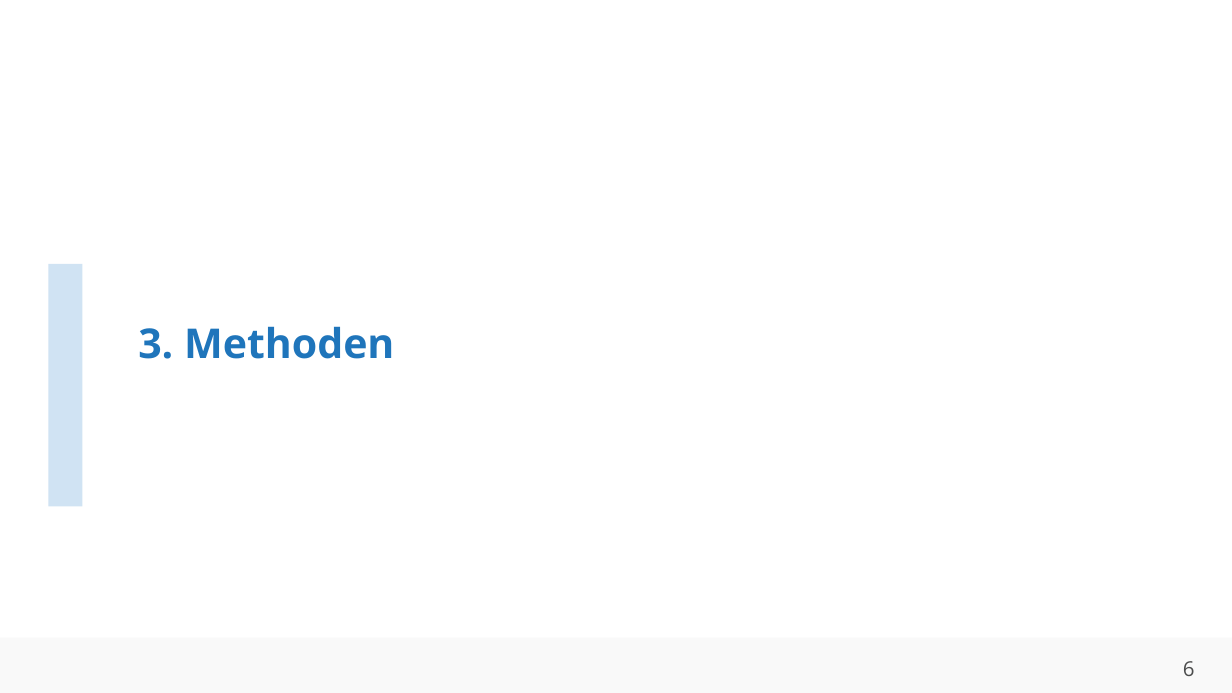
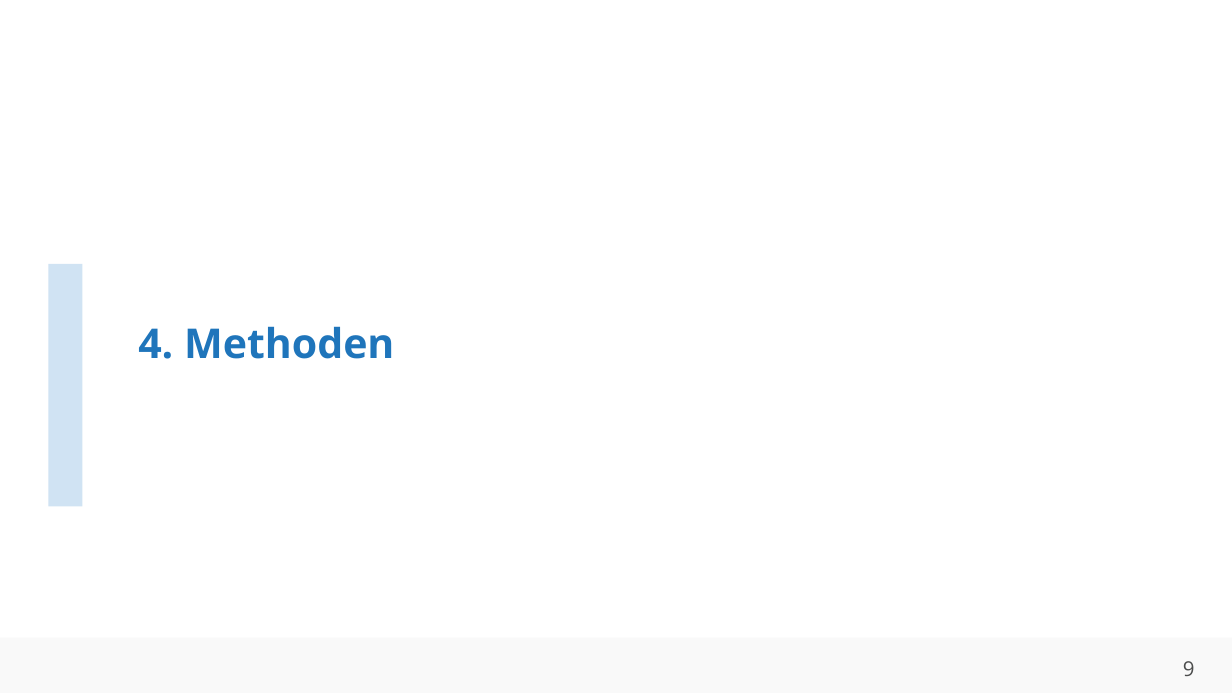
Before and after one commit to ahndavin/Abschlussarbeit_Bachelor, a slide deck: slide 9 of Kolloquium/Kolloquium.pptx (slide 6 before the commit). Drawn at 1232x693 pixels with LibreOffice and Linux fonts; fonts in the diff are those of the drawing; background and template pictures are left out. Boxes give left, top, right and bottom in pixels: in the first picture for what was removed or moved away, otherwise in the second. Text is boxed around its words. In the diff, an @@ line names an element or a change of style, - is before the commit and + after.

```diff
--- a/Kolloquium/Kolloquium.pptx
+++ b/Kolloquium/Kolloquium.pptx
@@ title at <box>138,326,394,359</box>: text changed @@
-3. Methoden
+4. Methoden
@@ page number at <box>1183,661,1195,676</box>: text changed @@
-6
+9
```
Also in this commit, not shown: 7 other slides changed, 4 slides added, 3 slides removed, 2 other files.
